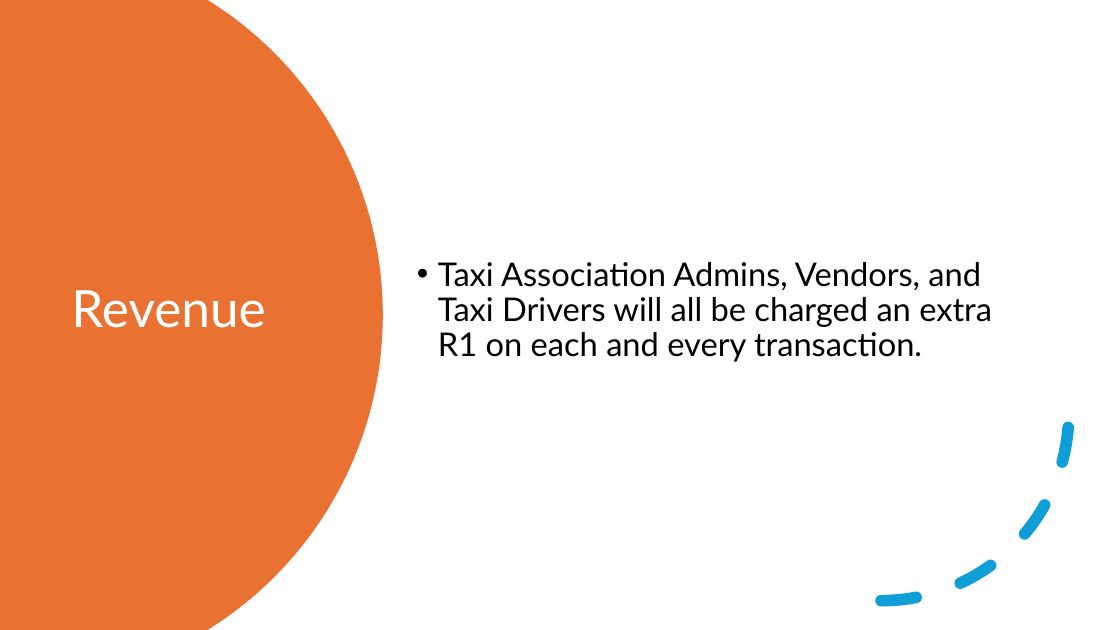
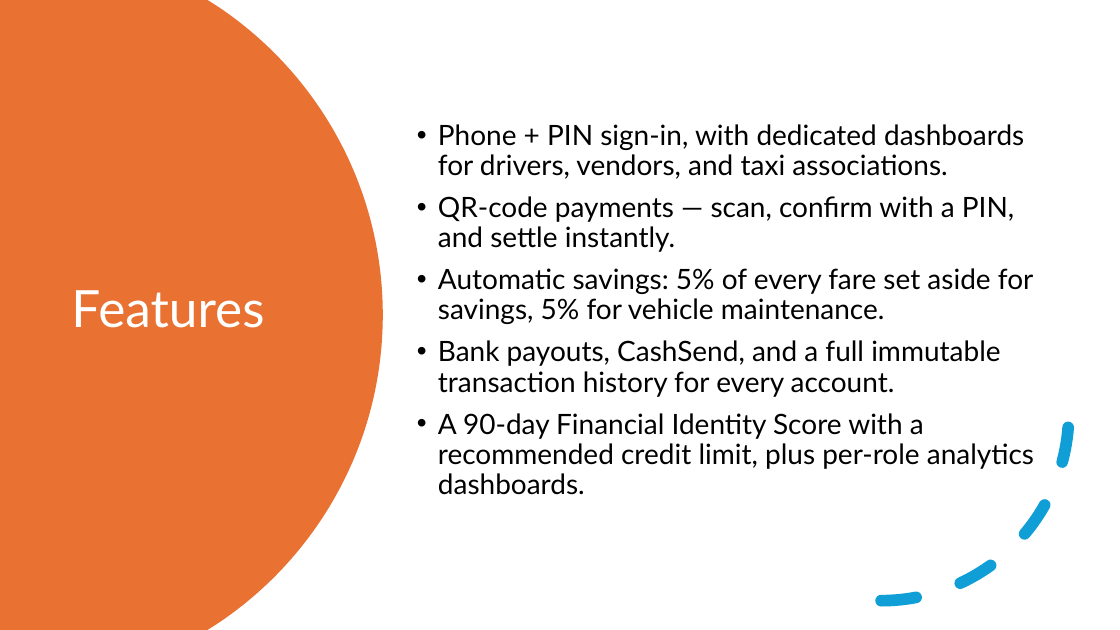
Before and after one commit to saxs-14/ukhona-pay, a slide deck: slide 4 of Ukhona Pay.pptx. Drawn at 1120x630 pixels with LibreOffice and Linux fonts; fonts in the diff are those of the drawing. Boxes give left, top, right and bottom in pixels: in the first picture for what was removed or moved away, otherwise in the second. Text is boxed around its words. In the diff, an @@ line names an element or a change of style, - is before the commit and + after.

```diff
--- a/Ukhona Pay.pptx
+++ b/Ukhona Pay.pptx
@@ text at <box>438,124,1034,495</box>: text changed; size 28 to 24 pt @@
-• Taxi Association Admins, Vendors, and Taxi Drivers will all be charged an extra R1 on each and every transaction.
+• Phone + PIN sign-in, with dedicated dashboards for drivers, vendors, and taxi associations.
+• QR-code payments — scan, confirm with a PIN, and settle instantly.
+• Automatic savings: 5% of every fare set aside for savings, 5% for vehicle maintenance.
+• Bank payouts, CashSend, and a full immutable transaction history for every account.
+• A 90-day Financial Identity Score with a recommended credit limit, plus per-role analytics dashboards.
@@ title at <box>71,290,264,328</box>: text changed @@
-Revenue
+Features
```
Also in this commit, not shown: 2 other slides changed, 8 slides added, 3 slides removed.
